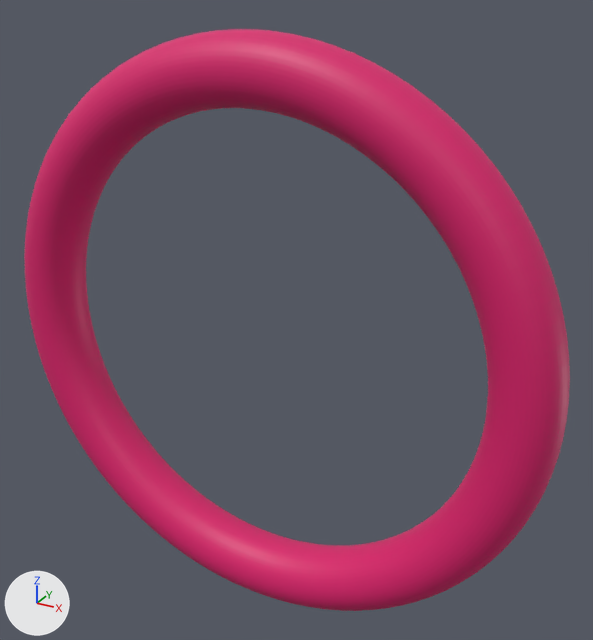
The glTF model docs/assets/torus_grid_sweep/torus_R6_r1.glb, before and after one commit.
Both versions are drawn from a 50 mm camera at (17.0, -27.5, 15.5) aimed at (1.2, 1.2, 1.1). The axes (+X, +Y, +Z) are drawn at lower left. The lights are the same throughout. The first picture is the older version. Where no turn or scale is listed for an object, it has been applied to the vertices.

In view in the first picture: 'geometry_0'.
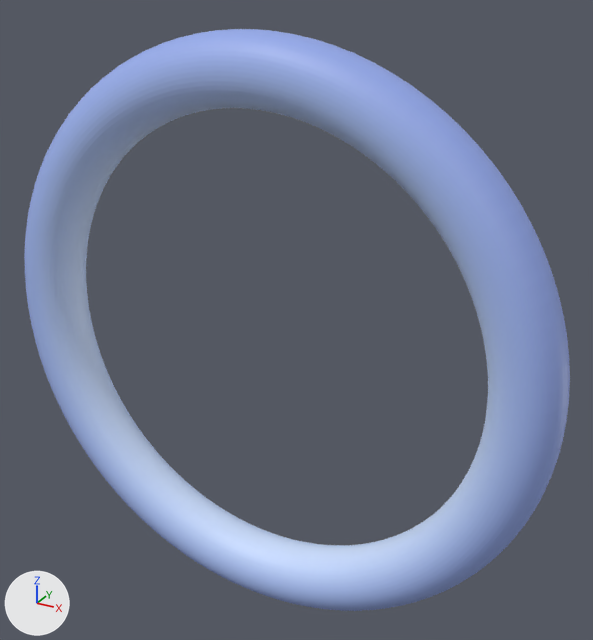
What changed in the scene script:
```text
Change me_geometry_0:
    where me_geometry_0.from_pydata(...)  # 5000 vertices, 10000 faces; spans x -13.1..13.1, y -1.4..1.4, z -13.1..13.1
    used by ob_geometry_0; location = (0.0, 0.0, 0.0)
    me_geometry_0 part 1: 10000 faces centred in x -13.1..13.1, y -1.4..1.4, z -13.1..13.1 are repainted in the vertex colours; the middle colour goes from pink #da1c6c to blue #aac1f7
```

Location of each change, [x1, y1, x2, y2] in pixels of the pictures (593 x 640 px):
part 1 of me_geometry_0, recoloured (pink to blue)
    both: [24, 29, 570, 611]
